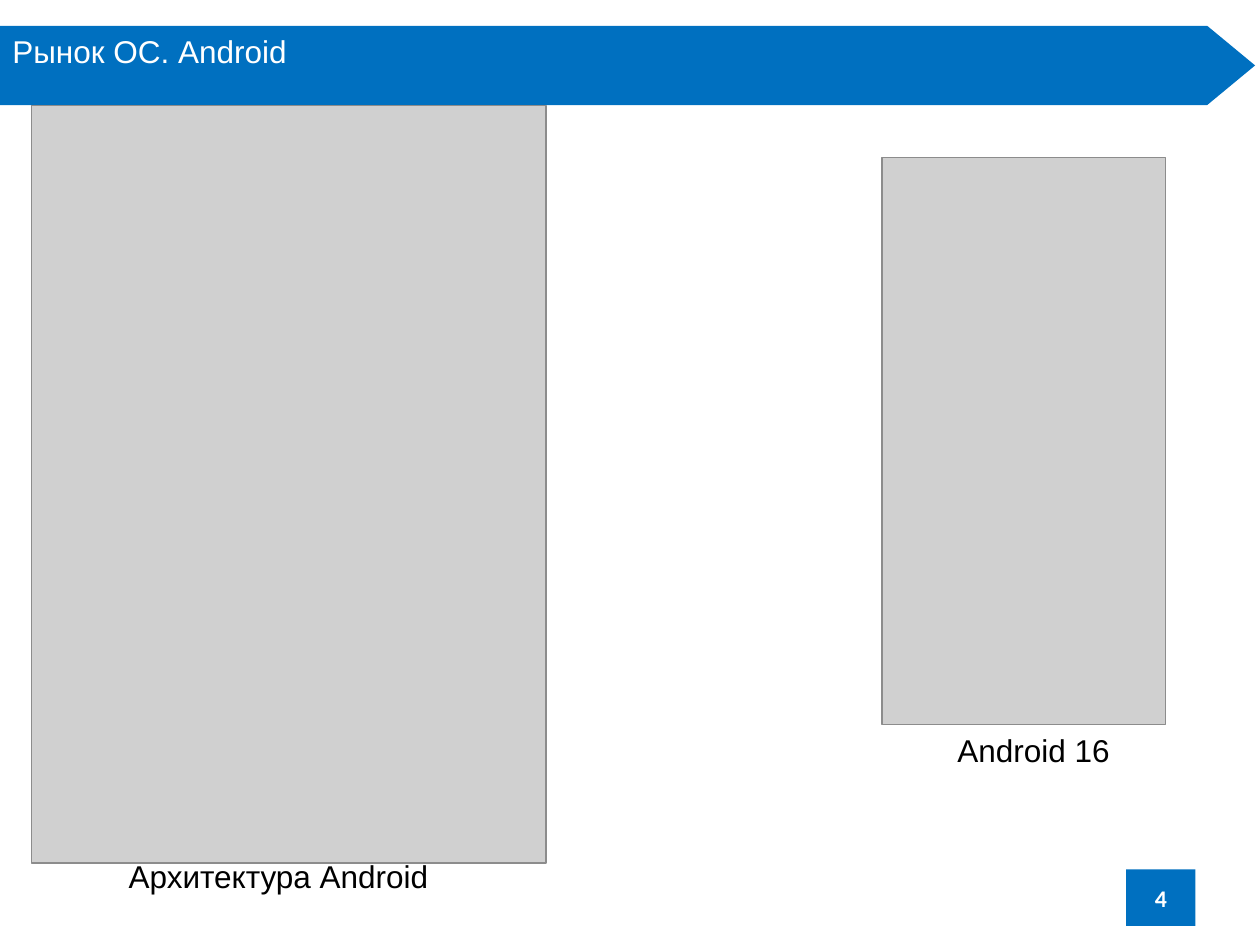
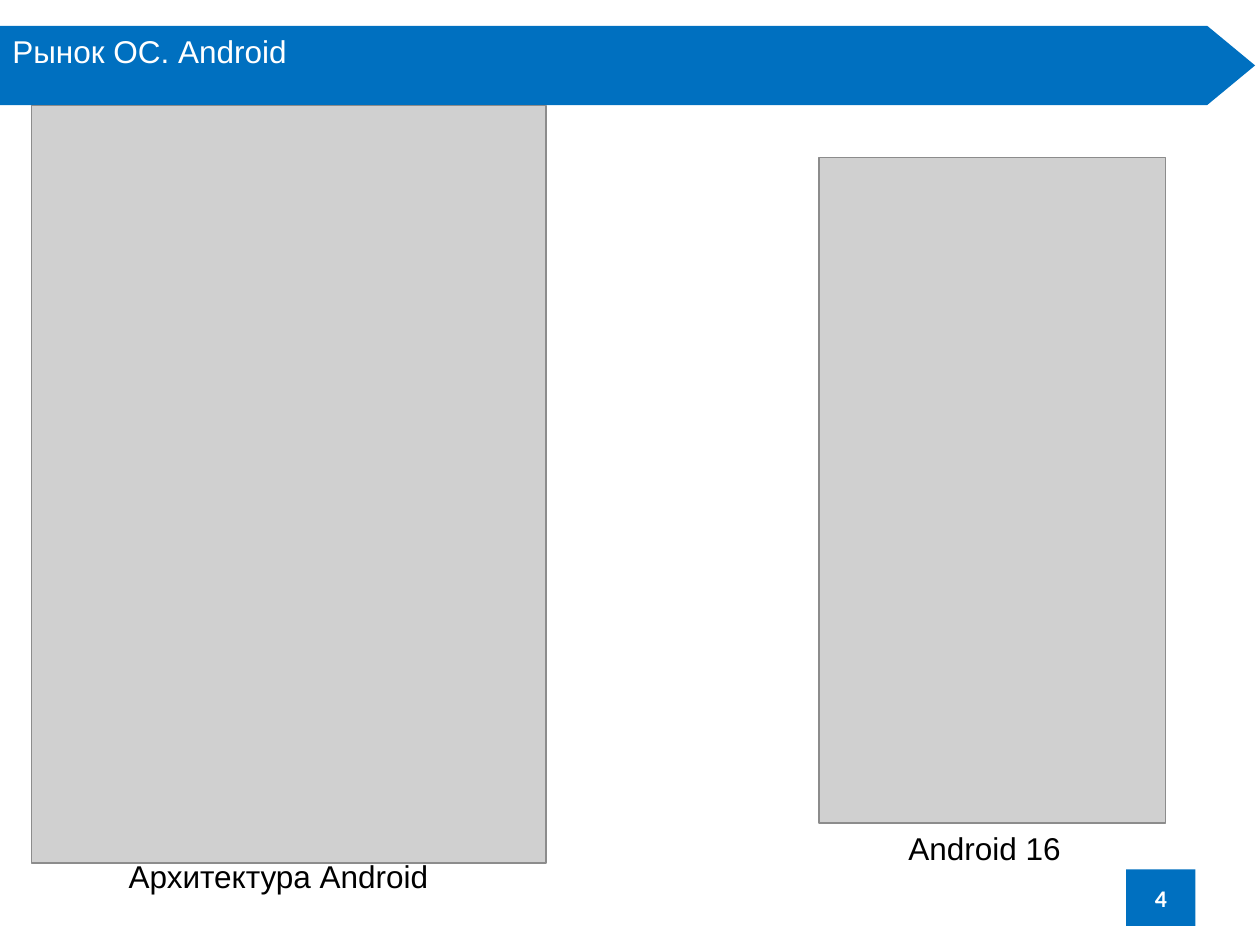
Before and after one commit to HayKor/referat-mobile-OS, a slide deck: slide 4 of Багинян_А_В_доклад.pptx. Drawn at 1260x945 pixels with LibreOffice and Linux fonts; fonts in the diff are those of the drawing; grey boxes stand for pictures. Boxes give left, top, right and bottom in pixels: in the first picture for what was removed or moved away, otherwise in the second. Text is boxed around its words. In the diff, an @@ line names an element or a change of style, - is before the commit and + after.

```diff
--- a/Багинян_А_В_доклад.pptx
+++ b/Багинян_А_В_доклад.pptx
@@ picture: place and size @@
-picture at [882, 158, 1166, 724]
+picture at [819, 158, 1166, 823]
@@ text "Android 16": place and size @@
-text "Android 16" at [957, 739, 1110, 763]
+text "Android 16" at [908, 837, 1061, 861]
```
Also in this commit, not shown: 1 other slide changed, 10 other files.
